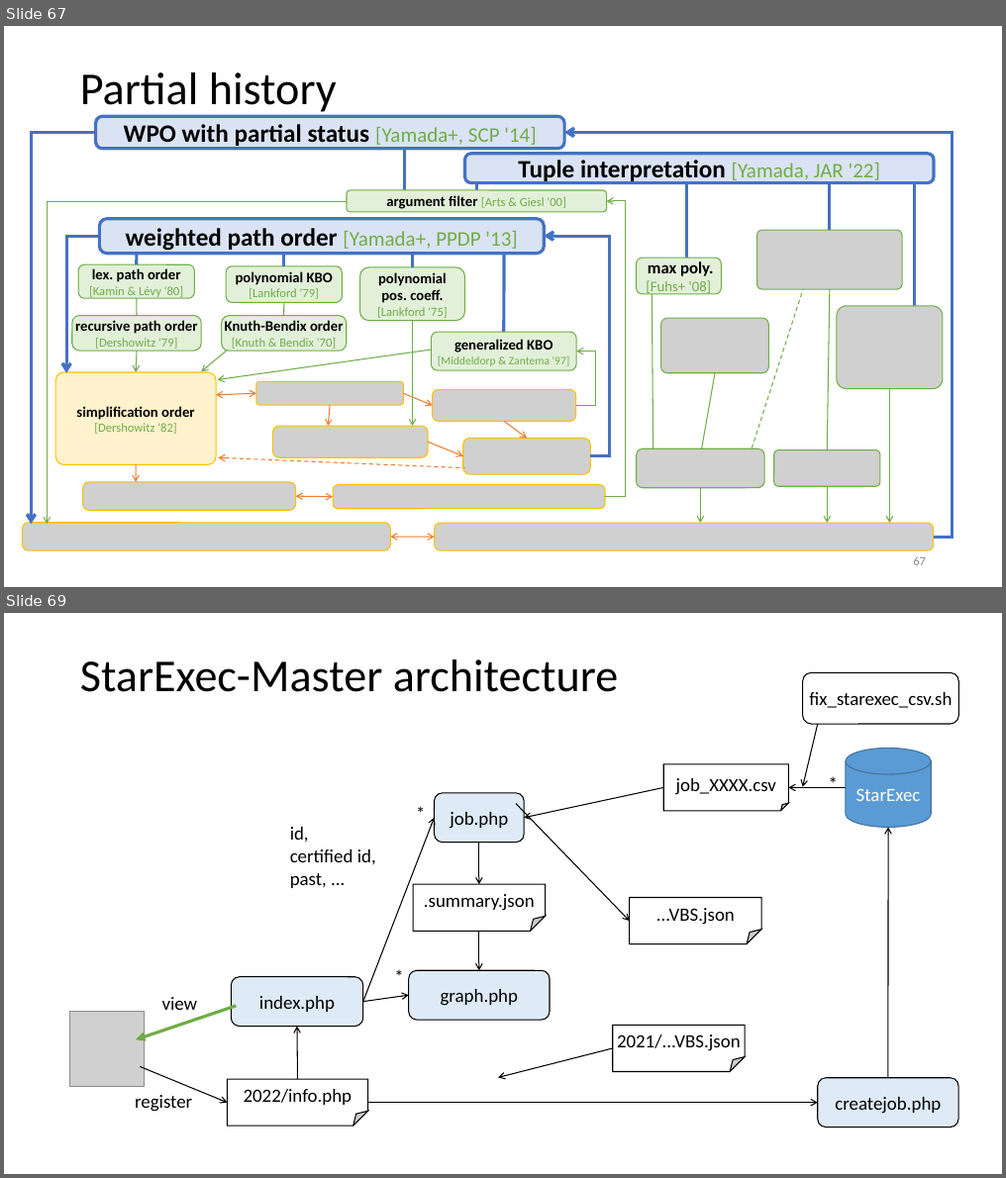
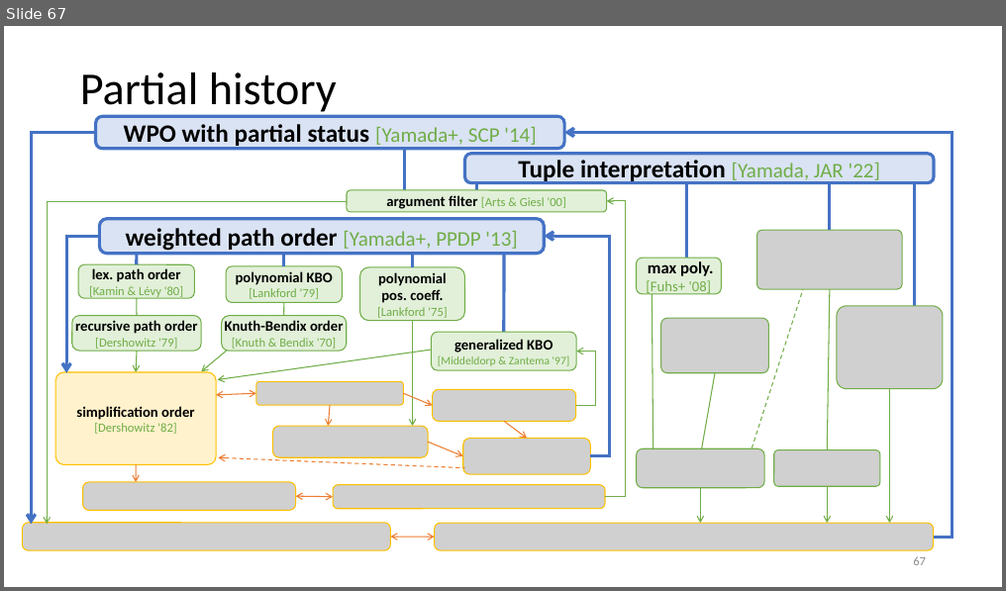
Before and after one commit to AkihisaYamada/AkihisaYamada.github.io, a slide deck: fscd.pptx. Shown one above the other, each under a label of ours: slides 67 and 69 before the commit, slide 67 after it; the slides between them are not shown. The pictures are 1006x1178 and 1006x591 pixels, drawn with LibreOffice and Linux fonts; fonts in the diff are those of the drawing; grey boxes stand for pictures. Boxes give left, top, right and bottom in pixels: in the first picture for what was removed or moved away, otherwise in the second. Text is boxed around its words. In the diff, an @@ line names an element or a change of style, - is before the commit and + after.

```diff
--- a/fscd.pptx
+++ b/fscd.pptx
@@ slide 69 removed at [4, 613, 1002, 1174], background #FFFFFF @@
@@ title removed at [80, 660, 619, 692] @@
-StarExec-Master architecture
@@ rounded rectangle removed at [803, 672, 959, 724] @@
-fix_starexec_csv.sh
@@ arrow removed from (818, 724) to (803, 786) @@
@@ cylinder removed at [846, 748, 931, 827] @@
-StarExec
@@ arrow removed from (663, 787) to (525, 818) @@
@@ folded corner removed at [663, 764, 788, 811] @@
-job_XXXX.csv
@@ arrow removed from (846, 787) to (788, 787) @@
@@ text removed at [821, 768, 846, 798] @@
-*
@@ arrow removed from (363, 1001) to (435, 818) @@
@@ text removed at [409, 798, 434, 828] @@
-*
@@ rounded rectangle removed at [435, 793, 525, 843] @@
-job.php
@@ arrow removed from (516, 804) to (630, 921) @@
@@ text removed at [290, 827, 376, 888] @@
-id,
-certified id,
-past, ...
@@ arrow removed from (479, 842) to (479, 884) @@
@@ arrow removed from (888, 1078) to (888, 827) @@
@@ folded corner removed at [414, 884, 546, 931] @@
-.summary.json
@@ folded corner removed at [630, 897, 761, 944] @@
-...VBS.json
@@ arrow removed from (479, 931) to (479, 970) @@
@@ text removed at [387, 961, 412, 991] @@
-*
@@ text removed at [162, 997, 198, 1010] @@
-view
@@ rounded rectangle removed at [231, 977, 362, 1026] @@
-index.php
@@ arrow removed from (363, 1001) to (409, 995) @@
@@ rounded rectangle removed at [409, 970, 549, 1020] @@
-graph.php
@@ picture removed at [69, 1011, 144, 1086] @@
@@ arrow removed from (236, 1006) to (136, 1040) @@
@@ arrow removed from (297, 1079) to (297, 1026) @@
@@ folded corner removed at [613, 1026, 745, 1072] @@
-2021/...VBS.json
@@ arrow removed from (613, 1049) to (498, 1078) @@
@@ arrow removed from (141, 1066) to (227, 1103) @@
@@ folded corner removed at [227, 1079, 368, 1126] @@
-2022/info.php
@@ rounded rectangle removed at [818, 1078, 958, 1128] @@
-createjob.php
@@ text removed at [135, 1095, 192, 1112] @@
-register
@@ arrow removed from (368, 1103) to (818, 1103) @@
```
Also in this commit, not shown: 5 other slides removed.
